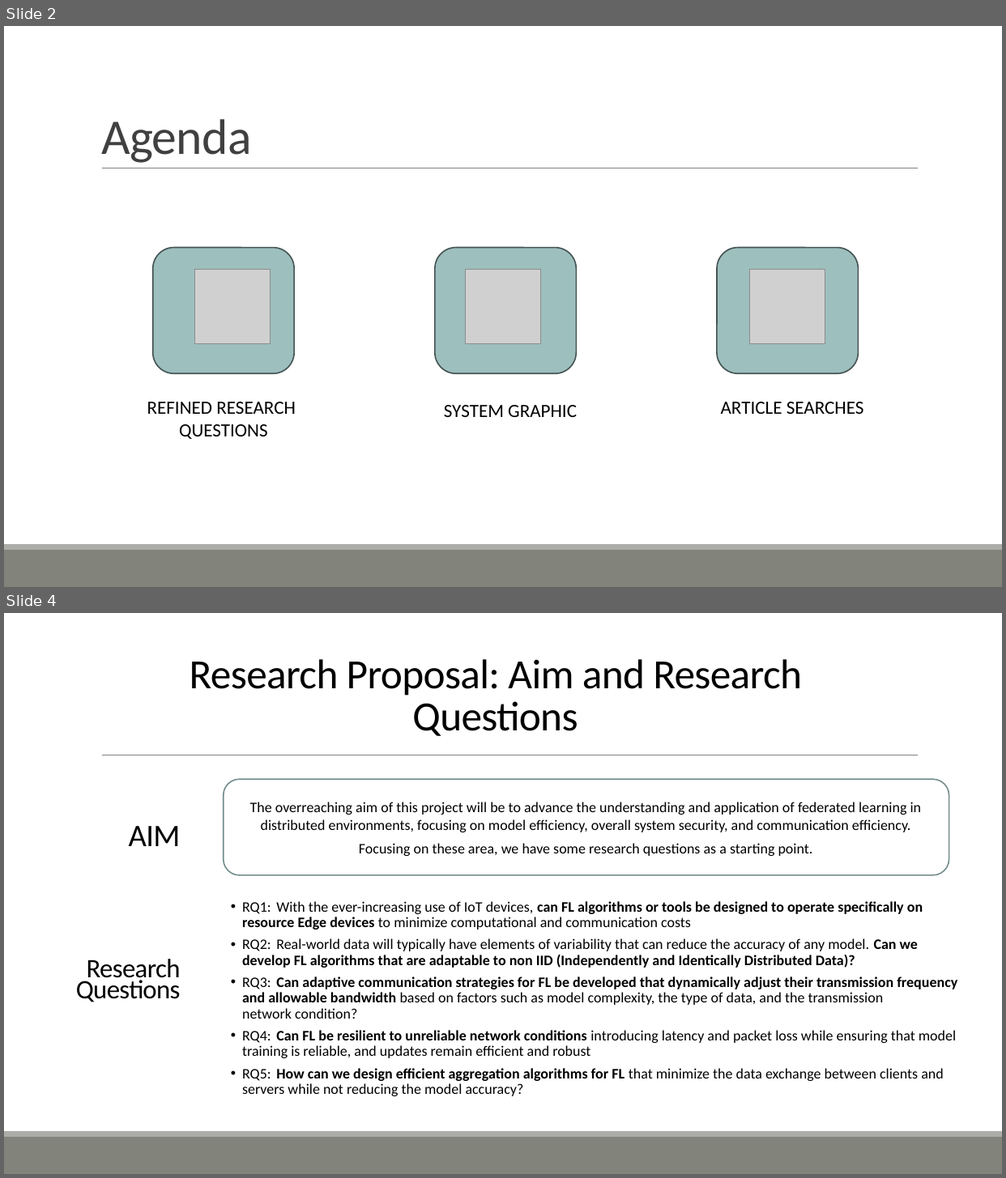
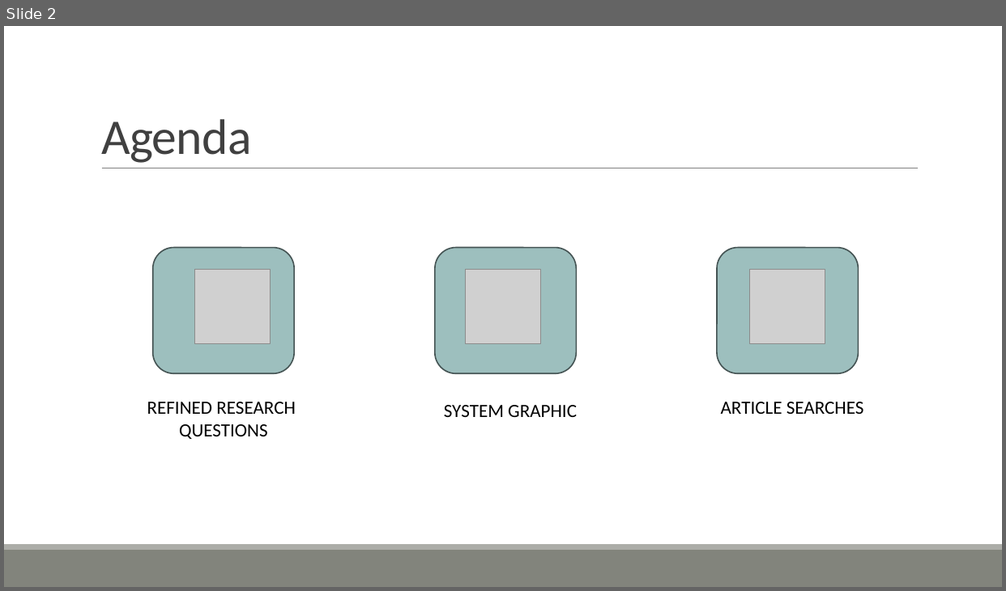
Before and after one commit to ofithcheallaigh/phd, a slide deck: Presentations/Supervisor Meetings/2024/Upcoming Meeting.pptx. Shown one above the other, each under a label of ours: slides 2 and 4 before the commit, slide 2 after it; the slides between them are not shown. The pictures are 1006x1178 and 1006x591 pixels, drawn with LibreOffice and Linux fonts; fonts in the diff are those of the drawing; grey boxes stand for pictures. Boxes give left, top, right and bottom in pixels: in the first picture for what was removed or moved away, otherwise in the second. Text is boxed around its words. In the diff, an @@ line names an element or a change of style, - is before the commit and + after.

Commit message:
updating new slides

```diff
--- a/Presentations/Supervisor Meetings/2024/Upcoming Meeting.pptx
+++ b/Presentations/Supervisor Meetings/2024/Upcoming Meeting.pptx
@@ slide 4 removed at (4, 613, 1002, 1174), background #FFFFFF; not listed: 3 template elements that a slide beside it also shows @@
@@ title removed at (189, 659, 802, 736) @@
-Research Proposal: Aim and Research Questions
@@ rounded rectangle removed at (224, 779, 949, 875) @@
@@ text removed at (250, 802, 922, 856) @@
-The overreaching aim of this project will be to advance the understanding and application of federated learning in distributed environments, focusing on model efficiency, overall system security, and communication efficiency.
-Focusing on these area, we have some research questions as a starting point.
@@ text removed at (129, 826, 181, 846) @@
-AIM
@@ text removed at (242, 901, 957, 1097) @@
-• RQ1: With the ever-increasing use of IoT devices, can FL algorithms or tools be designed to operate specifically on resource Edge devices to minimize computational and communication costs
-• RQ2: Real-world data will typically have elements of variability that can reduce the accuracy of any model. Can we develop FL algorithms that are adaptable to non IID (Independently and Identically Distributed Data)?
-• RQ3: Can adaptive communication strategies for FL be developed that dynamically adjust their transmission frequency and allowable bandwidth based on factors such as model complexity, the type of data, and the transmission network condition?
-• RQ4: Can FL be resilient to unreliable network conditions introducing latency and packet loss while ensuring that model training is reliable, and updates remain efficient and robust
-• RQ5: How can we design efficient aggregation algorithms for FL that minimize the data exchange between clients and servers while not reducing the model accuracy?
@@ text removed at (76, 959, 181, 1003) @@
-Research
-Questions
```
Also in this commit, not shown: 1 slide added, 3 other slides removed.
